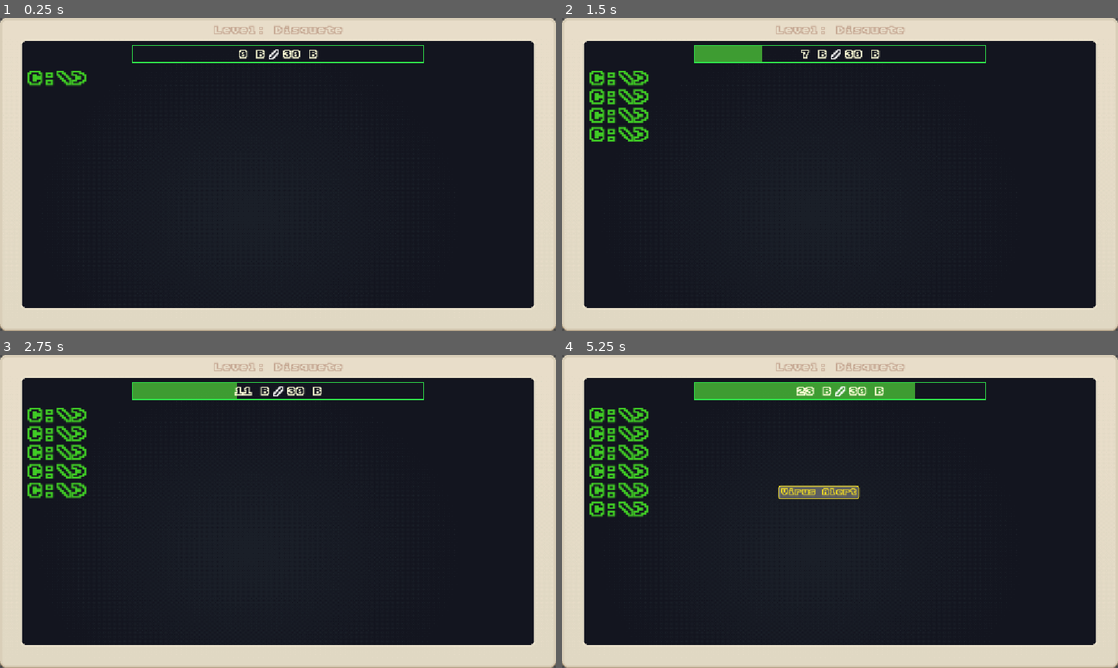
Above: before the commit, frames 1-4 (two rows, left to right).
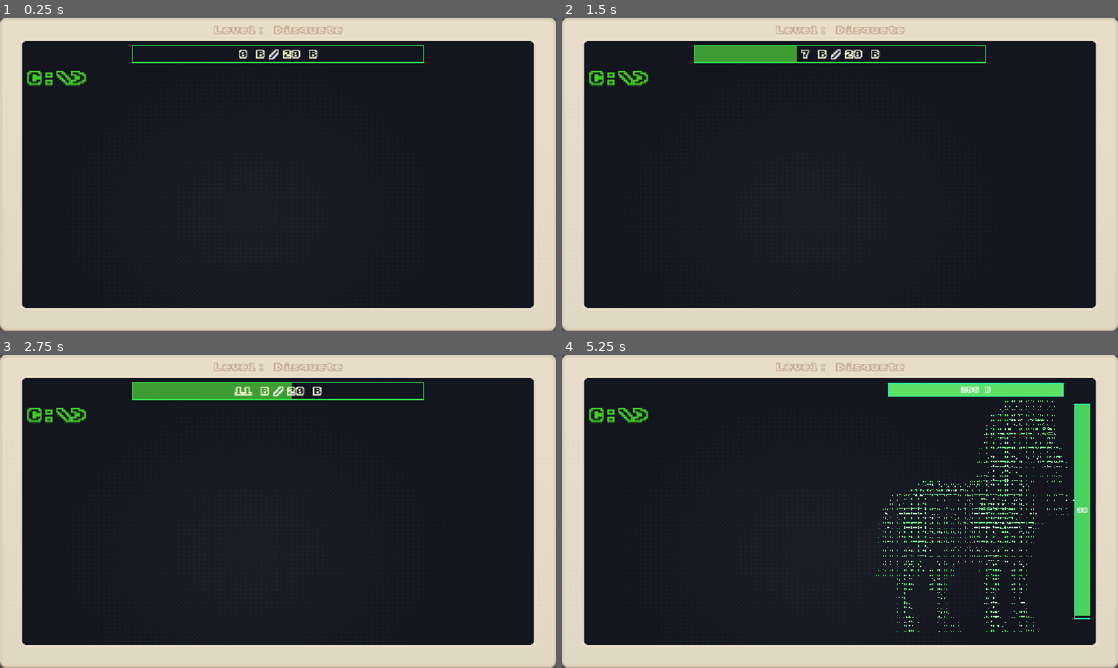
Above: after the commit, the same moments.

Repository: yiuriel/click.exe
Game: Godot game, scene res://scenes/game/game.tscn
Two runs of this game, one before a commit and one after it. Both use one fixed random seed, a clock stepped at 60 frames per second and the inputs below. The project has no main scene, so this scene is started directly.
Inputs (mouse positions are in pixels of both pictures, inside the frame that each line leads up to):
- Up to frame 1 (0.25 s): no input
- Up to frame 2 (1.5 s): tap Enter at 0.5, 0.6 s; move the mouse to (840, 168) at 0.52 s; hold Right 0.53-1.28 s; click (840, 168) at 0.67 s; tap Space at 0.77, 1.25 s; move the mouse to (728, 190) at 1.27 s; hold Down from 1.28 s (still down); tap Keypad Enter at 1.35 s; click (728, 190) at 1.42 s
- Up to frame 3 (2.75 s): tap Space at 1.52 s; tap Enter at 2 s; move the mouse to (333, 442) at 2.02 s; release Down at 2.03 s; hold Right from 2.03 s (still down); tap Shift at 2.1 s; click (333, 442) at 2.17 s
- Up to frame 4 (5.25 s): tap Space at 2.75, 3.02, 3.77, 4.25, 4.52 s; move the mouse to (812, 574) at 2.77 s; release Right at 2.78 s; hold Up 2.78-3.53 s; tap Ctrl at 2.85 s; click (812, 574) at 2.92 s; tap Enter at 3.5 s; move the mouse to (1006, 558) at 3.52 s; hold Left 3.53-5 s; tap Alt at 3.6 s; click (1006, 558) at 3.67 s; move the mouse to (673, 464) at 4.27 s; tap Backspace at 4.35 s; click (673, 464) at 4.42 s; click (840, 636) at 5 s, where only the run after the commit has a clickable "Fight: Trojan.exe"

The runs differ from the first frame. In frame 1, 0.1% of the frame differs, in the area x 4-53%, y 11-22%; in frame 2, 1.5%; in frame 3, 2.0%; in frame 4, 9.4%, in the area x 4-95%, y 8-89%.

Commit message:
add game state and use everywhere

Diff:
--- a/globals/G_LevelData.gd
+++ b/globals/G_LevelData.gd
@@ -1,6 +1,22 @@
 extends Node
 
 signal level_change(new_level: int)
+signal game_state_changed(new_state: GameState)
+
+enum GameState {
+	GAME_LEVEL,               # Jugando el nivel, se pueden sumar bytes
+	WAITING_FOR_INTERACTION,  # Nivel completo, se pueden sumar bytes y pelear
+	BOSS_LEVEL,               # Pelea contra el jefe, no se suman bytes
+	VICTORY,                  # Jefe derrotado, botón siguiente nivel
+	DEFEAT,                   # Jefe fallido, botón reintentar pelea
+}
+
+var game_state: GameState = GameState.GAME_LEVEL:
+	set(new_state):
+		if game_state == new_state:
+			return
+		game_state = new_state
+		game_state_changed.emit(game_state)
 
 var level = 1:
 	set(new_level):
@@ -10,9 +26,34 @@
 
 func level_up() -> void:
 	level += 1
+	game_state = GameState.GAME_LEVEL
+
+func start_boss_fight() -> void:
+	game_state = GameState.BOSS_LEVEL
+
+func boss_fight_won() -> void:
+	game_state = GameState.VICTORY
+
+func boss_fight_lost() -> void:
+	game_state = GameState.DEFEAT
+
+func is_game_level() -> bool:
+	return game_state == GameState.GAME_LEVEL
+
+func is_waiting_interaction() -> bool:
+	return game_state == GameState.WAITING_FOR_INTERACTION
+
+func is_boss_level() -> bool:
+	return game_state == GameState.BOSS_LEVEL
+
+func is_victory() -> bool:
+	return game_state == GameState.VICTORY
+
+func is_defeat() -> bool:
+	return game_state == GameState.DEFEAT
 
 var goal_per_level = {
-	1: 30,
+	1: 20,
 	2: 8192,
 	3: 65536,
 	4: 524288,
@@ -67,14 +108,6 @@
 	}
 }
 
-var is_boss_fight = false
-
-func start_boss_fight() -> void:
-	is_boss_fight = true
-
-func end_boss_fight() -> void:
-	is_boss_fight = false
-
 func get_previous_level_goal() -> int:
 	if level == 0:
 		return 0
--- a/scenes/game/game.gd
+++ b/scenes/game/game.gd
@@ -6,10 +6,18 @@
 
 var current_boss_instance: Boss = null
 
+@onready var ui_canvas_layer: CanvasLayer = find_child("CanvasLayer", true, false)
+@onready var boss_fight_button: Button = find_child("BossFight", true, false)
+@onready var level_progress_bar: ProgressBar = find_child("LevelProgress", true, false)
+@onready var next_level_button: Button = find_child("NextLevel", true, false)
+@onready var goal_label: Label = find_child("Goal", true, false)
+@onready var boss_positioner: Control = find_child("BossPositioner", true, false)
+
 func _ready() -> void:
-	if LevelData.has_signal("level_change"):
-		LevelData.connect("level_change", _on_level_change)
-		_on_level_change(0)
+	LevelData.level_change.connect(_on_level_change)
+	LevelData.game_state_changed.connect(_on_game_state_changed)
+	GlobalData.bytes_changed.connect(_on_bytes_changed)
+	_on_level_change(0)
 
 	var power_up_timer = Timer.new()
 	add_child(power_up_timer)
@@ -17,7 +25,7 @@
 	power_up_timer.start(PowerUps.power_up_timer)
 	power_up_timer.timeout.connect(add_power_up)
 
-	$CanvasLayer/BossFight.connect("boss_fight_start", start_boss_phase)
+	boss_fight_button.connect("boss_fight_start", start_boss_phase)
 
 func load_and_instance_boss_for_level(level_number: int) -> void:
 	if is_instance_valid(current_boss_instance):
@@ -28,21 +36,21 @@
 		printerr("Error: El nivel ", level_number, " no está definido en LevelData.level_data_per_level.")
 		return
 
-	var boss_file_name = LevelData.level_data_per_level[level_number]["boss"]
+	var boss_file_name: String = LevelData.level_data_per_level[level_number]["boss"]
 
-	var full_boss_path = BOSS_SCENES_DIR + boss_file_name + ".tscn"
+	var full_boss_path: String = BOSS_SCENES_DIR + boss_file_name + ".tscn"
 
 	if not FileAccess.file_exists(full_boss_path):
 		printerr("Error Crítico: No se pudo encontrar el archivo .tscn del jefe en la ruta: ", full_boss_path)
 		return
 
-	var boss_scene = load(full_boss_path)
+	var boss_scene: PackedScene = load(full_boss_path)
 
 	if not boss_scene:
 		printerr("Error: Falló la carga de la escena en: ", full_boss_path)
 		return
 
-	var raw_boss_node = boss_scene.instantiate()
+	var raw_boss_node: Node = boss_scene.instantiate()
 
 	current_boss_instance = raw_boss_node as Boss
 
@@ -51,7 +59,8 @@
 		raw_boss_node.queue_free() # Limpiamos el nodo incorrecto.
 		return
 
-	$CanvasLayer.add_child(current_boss_instance)
+	boss_positioner.visible = true
+	boss_positioner.add_child(current_boss_instance)
 
 	current_boss_instance.boss_defeated.connect(_on_current_boss_defeated)
 	current_boss_instance.boss_failed.connect(_on_current_boss_failed)
@@ -61,12 +70,8 @@
 func start_boss_phase() -> void:
 	LevelData.start_boss_fight()
 
-	var current_level = LevelData.level
+	var current_level: int = LevelData.level
 	print("Game: Iniciando fase de jefe para nivel: ", current_level)
-
-	$CanvasLayer/LevelProgress.visible = false
-	$CanvasLayer/NextLevel.visible = false
-	$CanvasLayer/BossFight.visible = false
 
 	load_and_instance_boss_for_level(current_level)
 
@@ -74,53 +79,54 @@
 	print("Game: ¡Victoria! El jefe fue derrotado.")
 
 	current_boss_instance = null
-
-	$CanvasLayer/LevelProgress.visible = true
-	$CanvasLayer/NextLevel.visible = true
-
-	LevelData.end_boss_fight()
+	LevelData.boss_fight_won()
 
 func _on_current_boss_failed() -> void:
-	# Esta función se llama cuando el jefe emite 'boss_failed' (tiempo agotado).
 	print("Game: Derrota... El tiempo se acabó.")
 
-	# -- GESTIÓN DE JUEGO --
-	# En caso de derrota, eliminamos manualmente al jefe de la pantalla.
 	if is_instance_valid(current_boss_instance):
 		current_boss_instance.queue_free()
 		current_boss_instance = null
-
-	$CanvasLayer/LevelProgress.visible = true
-	# Reactivamos el botón para reintentar la pelea.
-	$CanvasLayer/BossFight.visible = true
-	LevelData.end_boss_fight()
+	LevelData.boss_fight_lost()
 
 func add_power_up() -> void:
 	var power_up = PowerUps.get_power_up()
 	if power_up != null and PowerUpPreloadScene.can_instantiate():
 		var scene: PowerUpScene = PowerUpPreloadScene.instantiate()
 		scene.add_data(power_up)
-		var x = GameHelpers._get_random_screen_position(0, get_viewport().get_visible_rect().size.x)
-		var y = GameHelpers._get_random_screen_position(0, get_viewport().get_visible_rect().size.y)
+		var x: float = GameHelpers._get_random_screen_position(0, get_viewport().get_visible_rect().size.x)
+		var y: float = GameHelpers._get_random_screen_position(0, get_viewport().get_visible_rect().size.y)
 		scene.set_power_up_position(x, y)
-		$CanvasLayer.add_child(scene)
-		var powerUpButton = scene.find_child("PowerUpButton")
-		powerUpButton.connect("power_up_pressed", _on_power_up_pressed)
+		ui_canvas_layer.add_child(scene)
+		var power_up_button: Button = scene.find_child("PowerUpButton", true, false)
+		power_up_button.connect("power_up_pressed", _on_power_up_pressed)
 
 
 func _on_power_up_pressed(power_up: Variant):
 	GlobalData.bytes = PowerUps.handle_power_up(power_up, GlobalData.bytes)
-	if LevelData.is_current_level_finished():
-		$CanvasLayer/BossFight.text = "Fight: " + LevelData.get_level_data_per_level()
-		$CanvasLayer/BossFight.visible = true
+
+func _on_bytes_changed(_bytes: int) -> void:
+	if LevelData.is_game_level() and LevelData.is_current_level_finished():
+		LevelData.game_state = LevelData.GameState.WAITING_FOR_INTERACTION
+	else:
+		_update_ui_visibility()
+
+func _on_game_state_changed(_new_state: LevelData.GameState) -> void:
+	_update_ui_visibility()
+
+func _update_ui_visibility() -> void:
+	boss_positioner.visible = LevelData.game_state == LevelData.GameState.BOSS_LEVEL
+	level_progress_bar.visible = LevelData.game_state != LevelData.GameState.BOSS_LEVEL
+	next_level_button.visible = LevelData.is_victory()
+	boss_fight_button.visible = LevelData.is_waiting_interaction() or LevelData.is_defeat()
 
 func _on_level_change(_level: int) -> void:
-	$CanvasLayer/NextLevel.visible = false
-	$CanvasLayer/BossFight.visible = false
-	$CanvasLayer/LevelProgress/HBox/Goal.text = GameHelpers._format_bytes(LevelData.goal_per_level[LevelData.level])
+	goal_label.text = GameHelpers._format_bytes(LevelData.goal_per_level[LevelData.level])
+	boss_fight_button.text = "Fight: " + LevelData.get_level_data_per_level().get('boss')
+	_update_ui_visibility()
 
 func _unhandled_input(event: InputEvent) -> void:
-	if event is InputEventMouseMotion or LevelData.is_boss_fight:
+	if event is InputEventMouseMotion or not (LevelData.is_game_level() or LevelData.is_waiting_interaction()):
 		return
 
 	if event is InputEventMouseButton and not event.is_echo() and event.is_pressed():
@@ -129,7 +135,3 @@
 
 	if event is InputEventKey and not event.is_echo() and event.is_pressed():
 		GlobalData.bytes += 1
-
-	if LevelData.is_current_level_finished():
-		$CanvasLayer/BossFight.text = "Fight: " + LevelData.get_level_data_per_level().get('boss')
-		$CanvasLayer/BossFight.visible = true
--- a/scenes/game/game.tscn
+++ b/scenes/game/game.tscn
@@ -43,6 +43,17 @@
 
 [node name="CanvasLayer" type="CanvasLayer" parent="." unique_id=769795651]
 
+[node name="MarginContainer" type="MarginContainer" parent="CanvasLayer" unique_id=111514266]
+anchors_preset = 15
+anchor_right = 1.0
+anchor_bottom = 1.0
+grow_horizontal = 2
+grow_vertical = 2
+theme_override_constants/margin_left = 44
+theme_override_constants/margin_top = 44
+theme_override_constants/margin_right = 44
+theme_override_constants/margin_bottom = 44
+
 [node name="TextureRect" type="TextureRect" parent="CanvasLayer" unique_id=1796567943]
 z_index = -1
 anchors_preset = 15
@@ -51,14 +62,6 @@
 grow_horizontal = 2
 grow_vertical = 2
 texture = ExtResource("2_87uf6")
-
-[node name="CounterWrapper" type="VBoxContainer" parent="CanvasLayer" unique_id=290618122]
-anchors_preset = 15
-anchor_right = 1.0
-anchor_bottom = 1.0
-grow_horizontal = 2
-grow_vertical = 2
-alignment = 1
 
 [node name="Level" type="Label" parent="CanvasLayer" unique_id=2010081917]
 anchors_preset = 5
@@ -188,11 +191,20 @@
 horizontal_alignment = 1
 vertical_alignment = 2
 
-[node name="CommandLine" type="RichTextLabel" parent="CanvasLayer" unique_id=982757426]
-offset_left = 56.0
+[node name="HBoxContainer" type="HBoxContainer" parent="CanvasLayer" unique_id=1594352211]
+anchors_preset = 15
+anchor_right = 1.0
+anchor_bottom = 1.0
+offset_left = 55.0
 offset_top = 110.0
-offset_right = 1096.0
-offset_bottom = 510.0
+offset_right = -57.0
+offset_bottom = -138.0
+grow_horizontal = 2
+grow_vertical = 2
+
+[node name="CommandLine" type="RichTextLabel" parent="CanvasLayer/HBoxContainer" unique_id=982757426]
+layout_mode = 2
+size_flags_horizontal = 3
 theme_override_colors/default_color = Color(0.2901961, 0.9647059, 0.14901961, 0.8117647)
 theme_override_constants/line_separation = 4
 theme_override_fonts/normal_font = ExtResource("2_0sr1o")
@@ -201,3 +213,8 @@
 bbcode_enabled = true
 autowrap_mode = 1
 script = ExtResource("9_2a8rs")
+
+[node name="BossPositioner" type="Control" parent="CanvasLayer/HBoxContainer" unique_id=1898769558]
+visible = false
+layout_mode = 2
+size_flags_horizontal = 3
--- a/scenes/power_up/power_up.gd
+++ b/scenes/power_up/power_up.gd
@@ -6,26 +6,29 @@
 
 var is_bad_power_up: bool
 
+@onready var power_up_button: Button = find_child("PowerUpButton", true, false)
+
 func add_data(incoming_power_up: Variant) -> void:
 	if not incoming_power_up:
 		return
 
 	power_up = incoming_power_up
-	if power_up.has('action') and power_up.get('action') == "subtract":
-		$PowerUpButton.add_theme_color_override("font_color", Color.FIREBRICK)
-	if power_up.has('label'):
-		$PowerUpButton.text = power_up.get('label')
 
 func set_power_up_position(x: float, y: float) -> void:
 	position = Vector2(x, y)
 
 func _ready() -> void:
+	if power_up.has('action') and power_up.get('action') == "subtract":
+		power_up_button.add_theme_color_override("font_color", Color.FIREBRICK)
+	if power_up.has('label'):
+		power_up_button.text = power_up.get('label')
+
 	var end_pos_x = GameHelpers._get_random_screen_position(position.x - 200, position.x + 200)
 	var end_pos_y = GameHelpers._get_random_screen_position(position.y - 200, position.y + 200)
 	var tween = get_tree().create_tween()
-	tween.tween_property($".", "position", Vector2(end_pos_x, end_pos_y), 4)
-	tween.parallel().tween_property($".", "modulate:a", 0, 4)
-	tween.tween_callback($".".queue_free)
+	tween.tween_property(self, "position", Vector2(end_pos_x, end_pos_y), 4)
+	tween.parallel().tween_property(self, "modulate:a", 0, 4)
+	tween.tween_callback(queue_free)
 
 func _exit_tree() -> void:
 	print('power up removed')
--- a/scenes/power_up/power_up_button.gd
+++ b/scenes/power_up/power_up_button.gd
@@ -2,6 +2,8 @@
 
 signal power_up_pressed(power_up)
 
+@onready var power_up_scene: PowerUpScene = get_parent() as PowerUpScene
+
 func _pressed() -> void:
-	power_up_pressed.emit($"..".power_up)
+	power_up_pressed.emit(power_up_scene.power_up)
 	queue_free()
